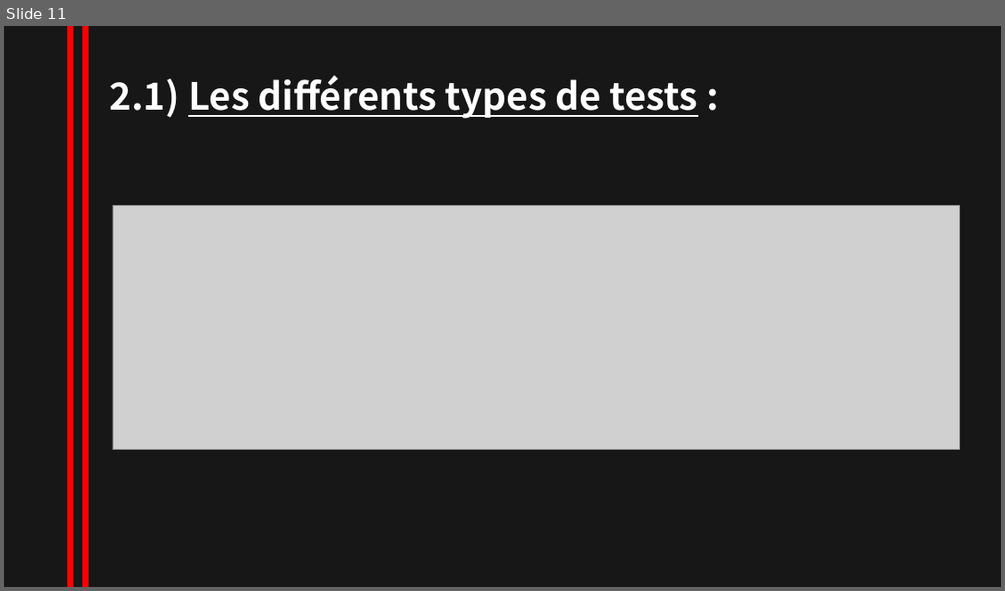
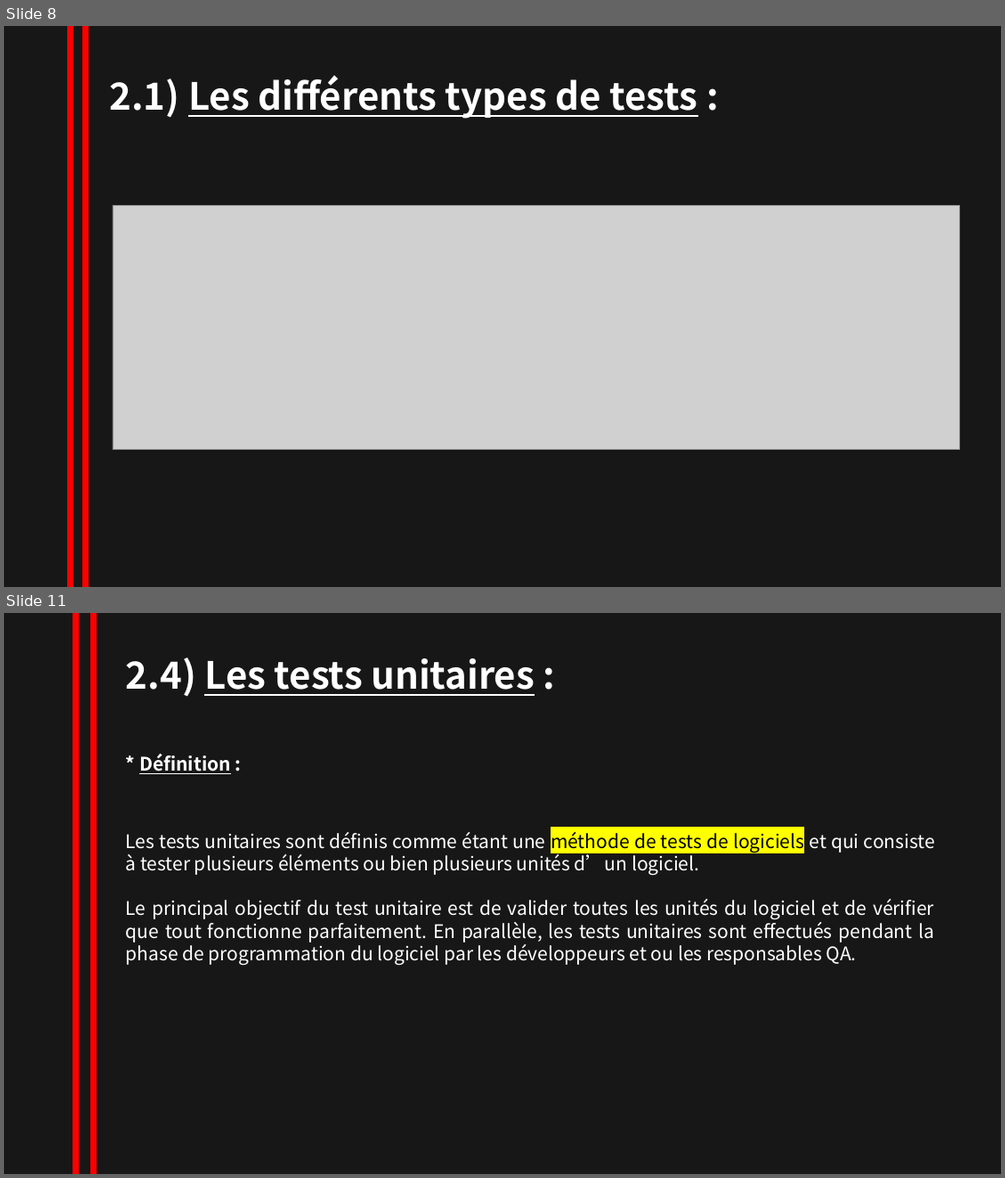
Before and after one commit to NesrineZitouni11/nesrine_zitouni, a slide deck: TRAVAUX/powerpointRevisionISTQB.pptx. Shown one above the other, each under a label of ours: slide 11 before the commit, slides 8 and 11 after it; the slides between them are not shown. The pictures are 1005x591 and 1005x1178 pixels, drawn with LibreOffice and Linux fonts; fonts in the diff are those of the drawing; grey boxes stand for pictures. Boxes give left, top, right and bottom in pixels: in the first picture for what was removed or moved away, otherwise in the second. Text is boxed around its words. In the diff, an @@ line names an element or a change of style, - is before the commit and + after.

```diff
--- a/TRAVAUX/powerpointRevisionISTQB.pptx
+++ b/TRAVAUX/powerpointRevisionISTQB.pptx
@@ slide 11 added at box(4, 613, 1001, 1174), background #181717 @@
@@ line added from (76, 613) to (76, 1174), #FF0000 6 pt @@
@@ line added from (94, 613) to (94, 1174), #FF0000 6 pt @@
@@ text added at box(126, 657, 534, 697), 36 pt, text #FFFFFF, bold, underline @@
+2.4) Les tests unitaires :
@@ text added at box(139, 754, 231, 774), 18 pt, text #FFFFFF, bold, underline @@
+* Définition :
@@ text added at box(126, 832, 935, 965), 18 pt, text #FFFFFF @@
+Les tests unitaires sont définis comme étant une méthode de tests de logiciels et qui consiste à tester plusieurs éléments ou bien plusieurs unités d’un logiciel.
+Le principal objectif du test unitaire est de valider toutes les unités du logiciel et de vérifier que tout fonctionne parfaitement. En parallèle, les tests unitaires sont effectués pendant la phase de programmation du logiciel par les développeurs et ou les responsables QA.
@@ what was slide 11 is now slide 8 @@
```
Also in this commit, not shown: 2 slides changed, 4 other slides added, 15 slides removed.
